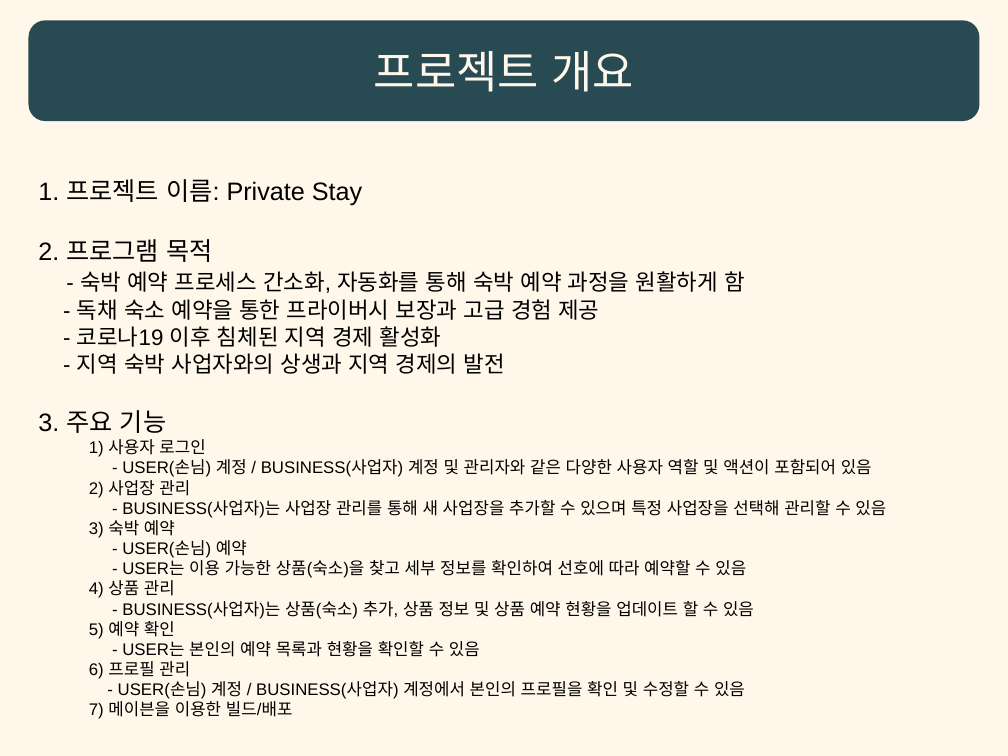
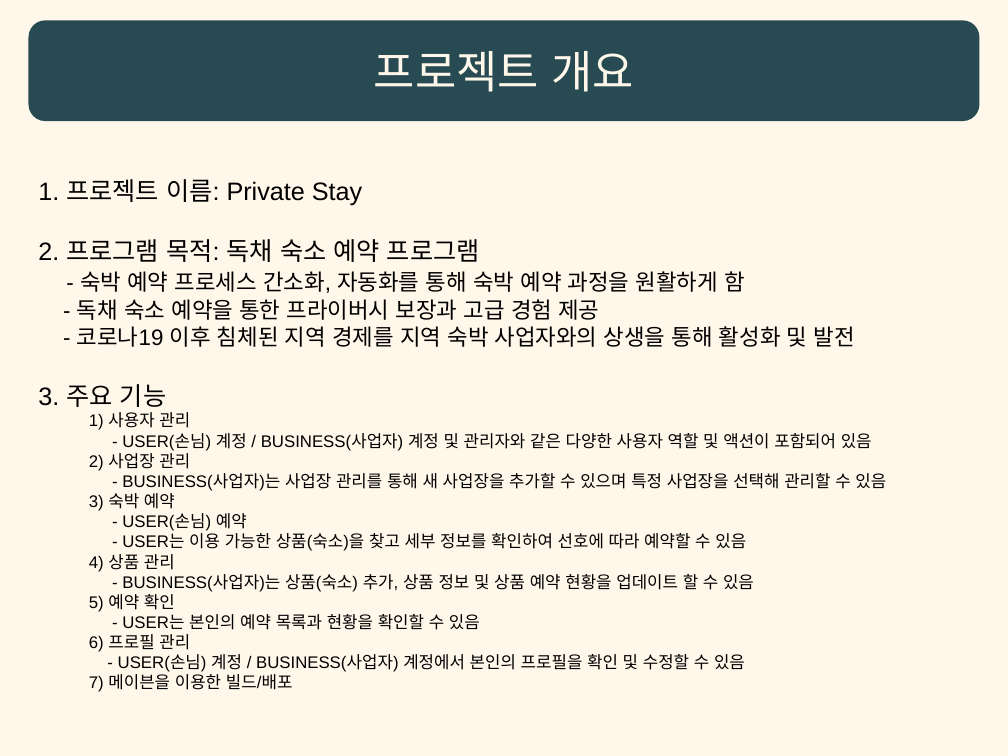
Before and after one commit to beyond-sw-camp/be01-2nd-2Team-PrivateStay, a slide deck: slide 2 of Documents/0_PrivateStay_발표.pptx. Drawn at 1008x756 pixels with LibreOffice and Linux fonts; fonts in the diff are those of the drawing. Boxes give left, top, right and bottom in pixels: in the first picture for what was removed or moved away, otherwise in the second. Text is boxed around its words. In the diff, an @@ line names an element or a change of style, - is before the commit and + after.

```diff
--- a/Documents/0_PrivateStay_발표.pptx
+++ b/Documents/0_PrivateStay_발표.pptx
@@ text at bbox=[38, 239, 480, 262]: text changed @@
-2. 프로그램 목적
+2. 프로그램 목적: 독채 숙소 예약 프로그램
@@ text at bbox=[77, 326, 855, 347]: text changed @@
-- 코로나19 이후 침체된 지역 경제 활성화
-- 지역 숙박 사업자와의 상생과 지역 경제의 발전
+- 코로나19 이후 침체된 지역 경제를 지역 숙박 사업자와의 상생을 통해 활성화 및 발전
@@ text at bbox=[89, 412, 190, 430]: text changed @@
-1) 사용자 로그인
+1) 사용자 관리
```
Also in this commit, not shown: 24 other slides changed, 2 slides added.
